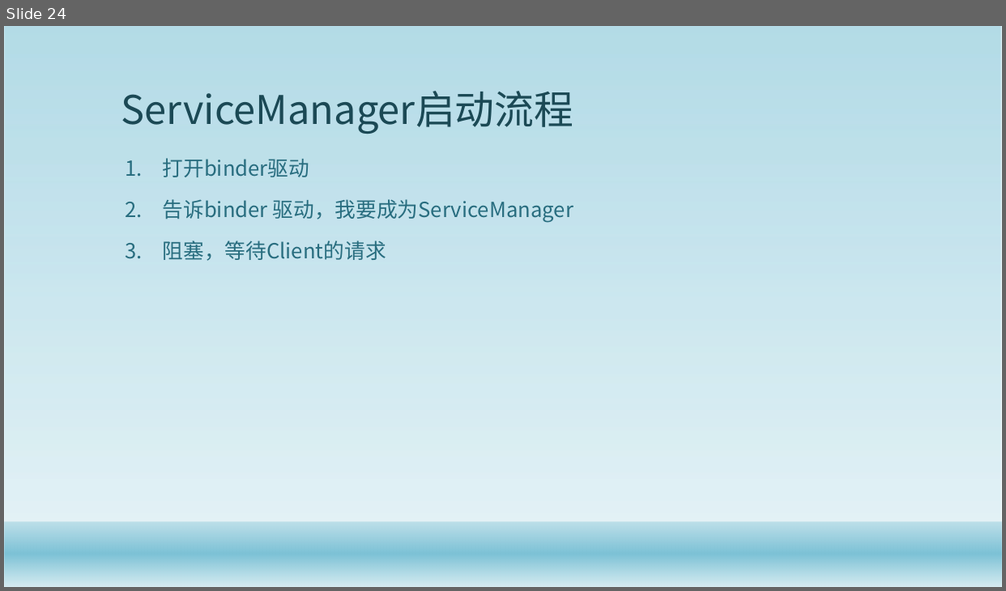
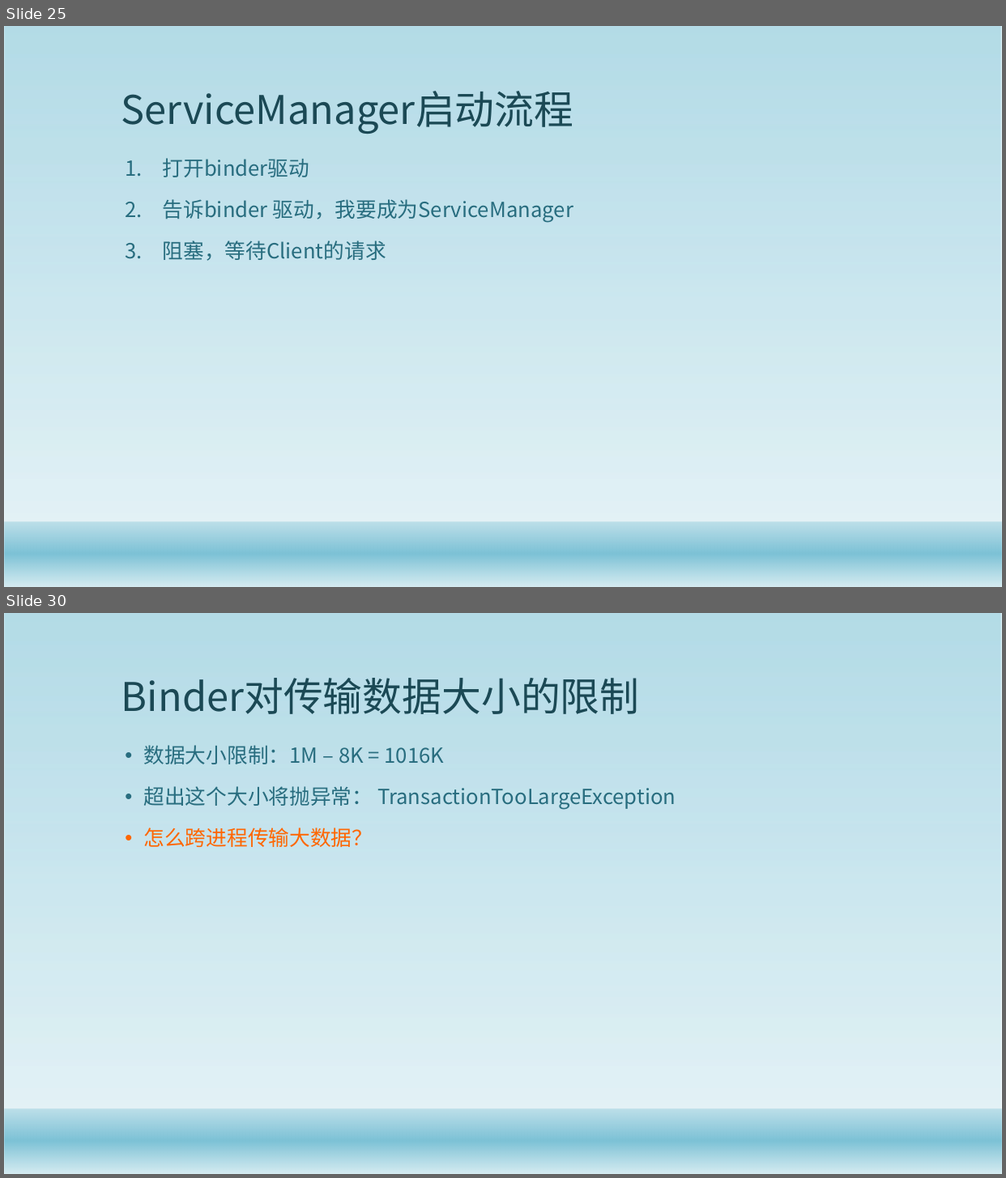
Before and after one commit to gaozhuo/binder-, a slide deck: 技术分享.pptx. Shown one above the other, each under a label of ours: slide 24 before the commit, slides 25 and 30 after it; the slides between them are not shown. The pictures are 1006x591 and 1006x1178 pixels, drawn with LibreOffice and Linux fonts; fonts in the diff are those of the drawing; background and template pictures are left out. Boxes give left, top, right and bottom in pixels: in the first picture for what was removed or moved away, otherwise in the second. Text is boxed around its words. In the diff, an @@ line names an element or a change of style, - is before the commit and + after.

```diff
--- a/技术分享.pptx
+++ b/技术分享.pptx
@@ slide 30 added at [4,613,1002,1174], background #FFFFFF; not listed: 2 template elements that a slide beside it also shows @@
@@ title added at [121,678,640,714], 38 pt, text #1B4855 @@
+Binder对传输数据大小的限制
@@ text added at [144,745,675,847], 20 pt, text #296D7F @@
+• 数据大小限制：1M – 8K = 1016K
+• 超出这个大小将抛异常： TransactionTooLargeException
+• 怎么跨进程传输大数据？
@@ what was slide 24 is now slide 25 @@
```
Also in this commit, not shown: 4 slides changed, 13 other slides added, 17 slides removed, 10 other files.
